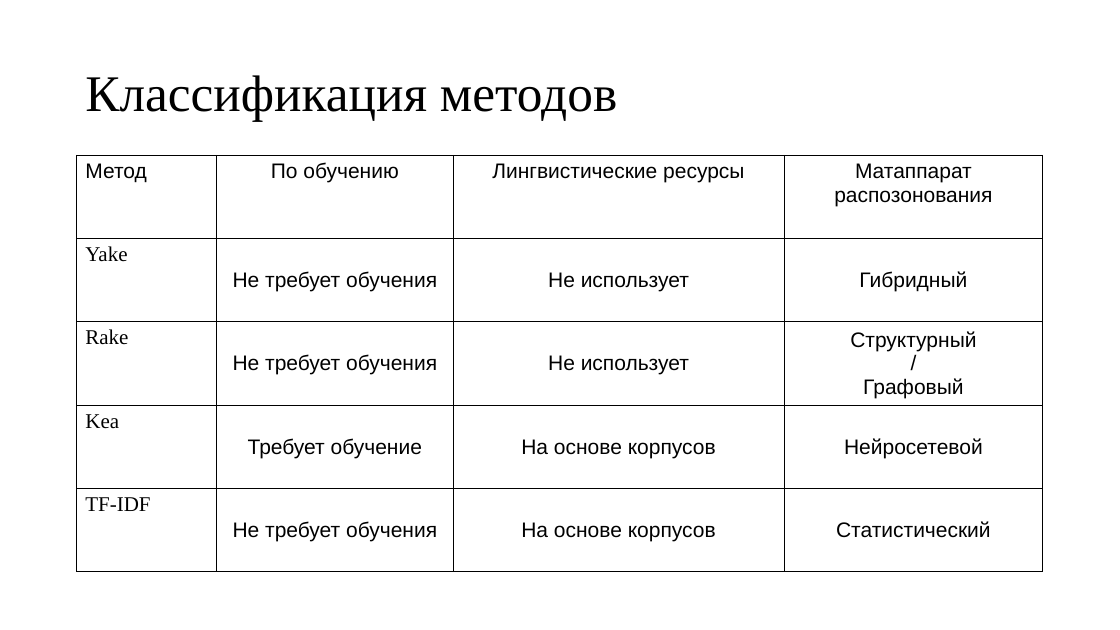
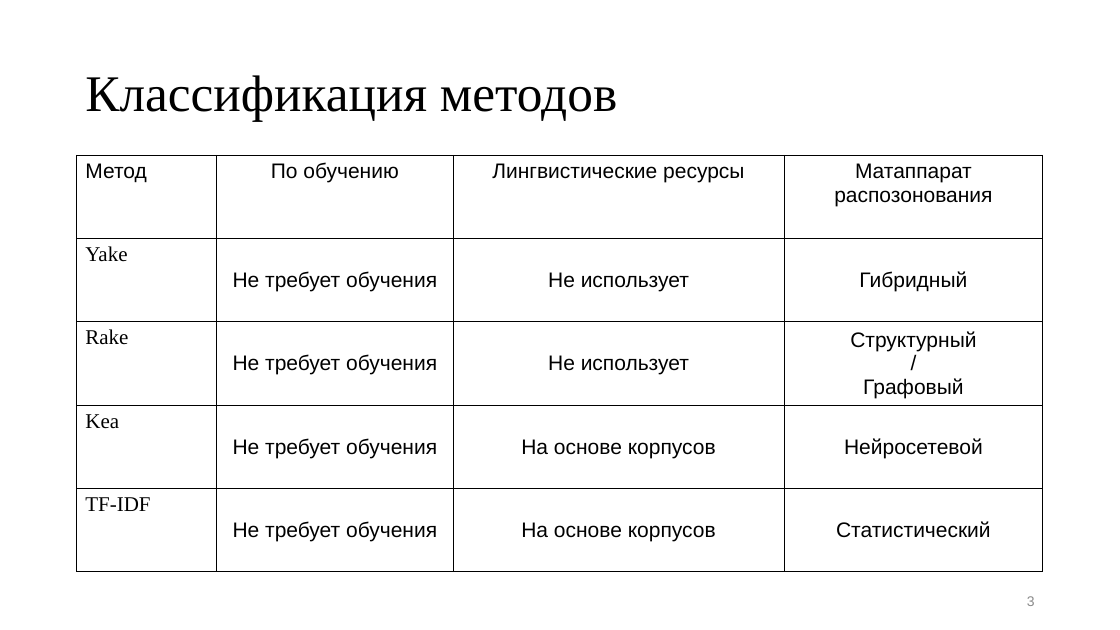
Before and after one commit to BroBezzubik/Diplome2021, a slide deck: slide 3 of Защита/Презентация1.pptx. Drawn at 1120x630 pixels with LibreOffice and Linux fonts; fonts in the diff are those of the drawing. Boxes give left, top, right and bottom in pixels: in the first picture for what was removed or moved away, otherwise in the second. Text is boxed around its words. In the diff, an @@ line names an element or a change of style, - is before the commit and + after.

```diff
--- a/Защита/Презентация1.pptx
+++ b/Защита/Презентация1.pptx
@@ table at <box>77,155,1044,573</box> @@
-row 4, column 2: Требует обучение
+row 4, column 2: Не требует обучения
@@ page number added at <box>1027,596,1035,606</box>, 12 pt, text #8C8C8C @@
+3
```
Also in this commit, not shown: 7 other slides changed, 5 slides added, 2 slides removed, 12 other files.
